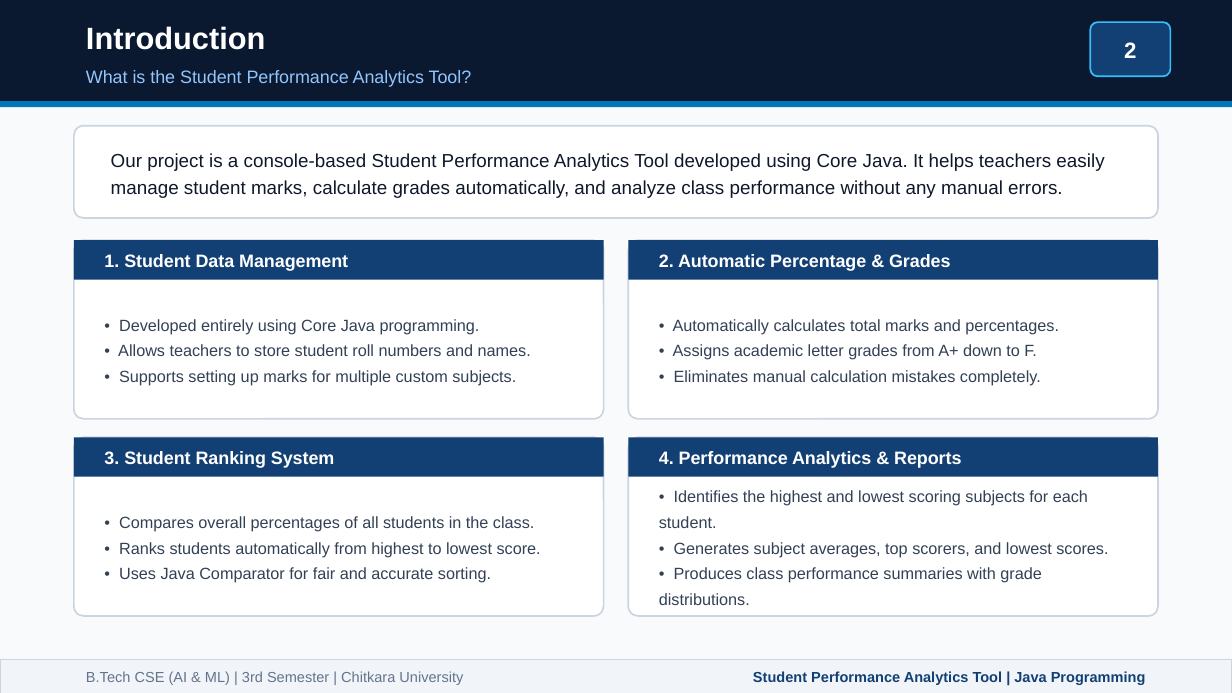
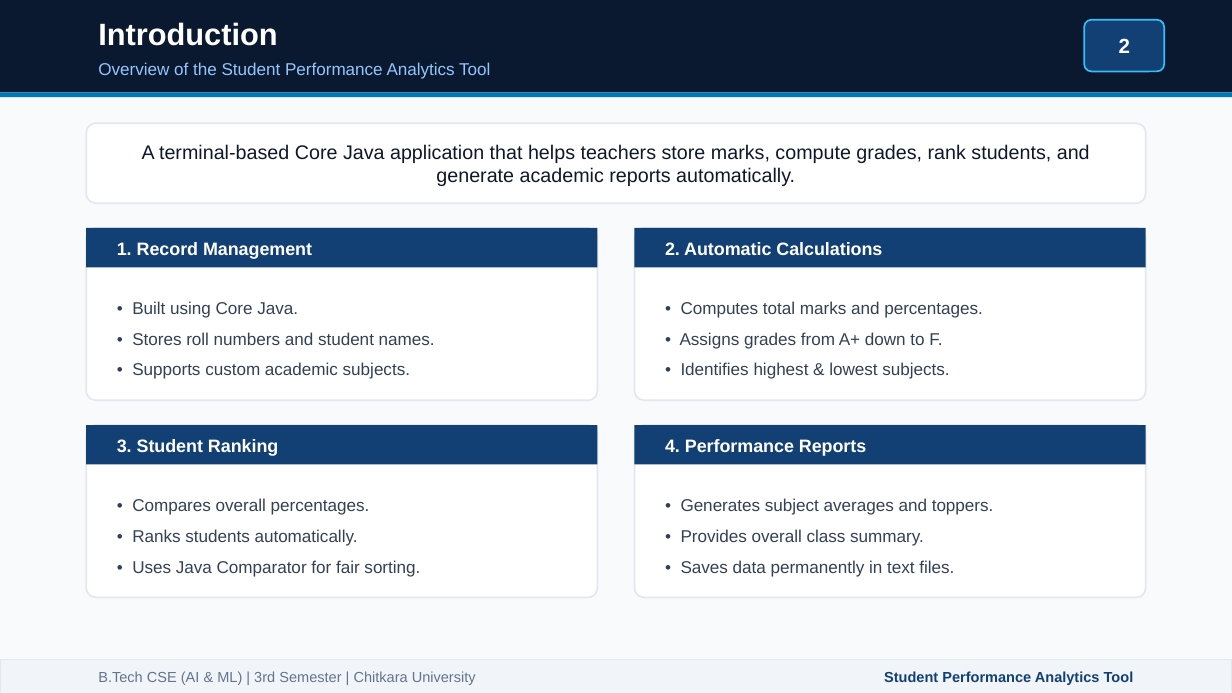
Before and after one commit to Tanmay-Arora19/java_project_sem3, a slide deck: slide 2 of Student_Performance_Analytics_Presentation.pptx. Drawn at 1232x693 pixels with LibreOffice and Linux fonts; fonts in the diff are those of the drawing. Boxes give left, top, right and bottom in pixels: in the first picture for what was removed or moved away, otherwise in the second. Text is boxed around its words. In the diff, an @@ line names an element or a change of style, - is before the commit and + after.

Commit message:
Update presentation with minimal layout and add Faculty Guide Rohit Sharma

```diff
--- a/Student_Performance_Analytics_Presentation.pptx
+++ b/Student_Performance_Analytics_Presentation.pptx
@@ rectangle resized from (x1=0, y1=0, x2=1232, y2=101) to (x1=0, y1=0, x2=1232, y2=92) @@
@@ text "Introduction" moved from (x1=86, y1=26, x2=265, y2=50) to (x1=98, y1=22, x2=277, y2=46) @@
@@ text "2" at (x1=1119, y1=38, x2=1130, y2=53): size 13 to 12 pt @@
@@ rounded rectangle moved from (x1=1090, y1=22, x2=1170, y2=76) to (x1=1084, y1=20, x2=1164, y2=71) @@
@@ rounded rectangle at (x1=1084, y1=20, x2=1164, y2=71): proportions changed @@
@@ text at (x1=98, y1=62, x2=490, y2=79): text changed; size 10.5 to 10 pt @@
-What is the Student Performance Analytics Tool?
+Overview of the Student Performance Analytics Tool
@@ rectangle moved from (x1=0, y1=101, x2=1232, y2=107) to (x1=0, y1=92, x2=1232, y2=97) @@
@@ rounded rectangle resized from (x1=74, y1=126, x2=1158, y2=218) to (x1=86, y1=123, x2=1146, y2=203) @@
@@ text at (x1=142, y1=144, x2=1090, y2=186): text changed; size 11 to 11.5 pt @@
-Our project is a console-based Student Performance Analytics Tool developed using Core Java. It helps teachers easily manage student marks, calculate grades automatically, and analyze class performance without any manual errors.
+A terminal-based Core Java application that helps teachers store marks, compute grades, rank students, and generate academic reports automatically.
@@ rectangle resized from (x1=74, y1=240, x2=604, y2=280) to (x1=86, y1=228, x2=598, y2=267) @@
@@ rounded rectangle resized from (x1=74, y1=240, x2=604, y2=419) to (x1=86, y1=228, x2=598, y2=400) @@
@@ rectangle resized from (x1=628, y1=240, x2=1158, y2=280) to (x1=634, y1=228, x2=1146, y2=267) @@
@@ rounded rectangle resized from (x1=628, y1=240, x2=1158, y2=419) to (x1=634, y1=228, x2=1146, y2=400) @@
@@ text at (x1=117, y1=242, x2=312, y2=259): text changed @@
-1. Student Data Management
+1. Record Management
@@ text at (x1=665, y1=242, x2=882, y2=255): text changed @@
-2. Automatic Percentage & Grades
+2. Automatic Calculations
@@ text at (x1=132, y1=301, x2=435, y2=379): text changed; size 9.5 to 10 pt @@
-• Developed entirely using Core Java programming.
-• Allows teachers to store student roll numbers and names.
-• Supports setting up marks for multiple custom subjects.
+• Built using Core Java.
+• Stores roll numbers and student names.
+• Supports custom academic subjects.
@@ text at (x1=680, y1=301, x2=983, y2=379): text changed; size 9.5 to 10 pt @@
-• Automatically calculates total marks and percentages.
-• Assigns academic letter grades from A+ down to F.
-• Eliminates manual calculation mistakes completely.
+• Computes total marks and percentages.
+• Assigns grades from A+ down to F.
+• Identifies highest & lowest subjects.
@@ rectangle resized from (x1=74, y1=437, x2=604, y2=477) to (x1=86, y1=425, x2=598, y2=464) @@
@@ outline #CBD5E1 1 pt to #E2E8F0 1 pt; proportions changed in 5 elements at (x1=86, y1=123, x2=1146, y2=203), (x1=634, y1=228, x2=1146, y2=400), (x1=634, y1=425, x2=1146, y2=598), (x1=86, y1=228, x2=598, y2=400), (x1=86, y1=425, x2=598, y2=598) @@
@@ rounded rectangle resized from (x1=74, y1=437, x2=604, y2=616) to (x1=86, y1=425, x2=598, y2=598) @@
@@ text at (x1=117, y1=439, x2=278, y2=456): text changed @@
-3. Student Ranking System
+3. Student Ranking
@@ rectangle resized from (x1=628, y1=437, x2=1158, y2=477) to (x1=634, y1=425, x2=1146, y2=464) @@
@@ rounded rectangle resized from (x1=628, y1=437, x2=1158, y2=616) to (x1=634, y1=425, x2=1146, y2=598) @@
@@ text at (x1=665, y1=439, x2=866, y2=456): text changed @@
-4. Performance Analytics & Reports
+4. Performance Reports
@@ text at (x1=132, y1=498, x2=420, y2=577): text changed; size 9.5 to 10 pt @@
-• Compares overall percentages of all students in the class.
-• Ranks students automatically from highest to lowest score.
-• Uses Java Comparator for fair and accurate sorting.
+• Compares overall percentages.
+• Ranks students automatically.
+• Uses Java Comparator for fair sorting.
@@ text at (x1=681, y1=498, x2=994, y2=577): text changed; size 9.5 to 10 pt @@
-• Identifies the highest and lowest scoring subjects for each student.
-• Generates subject averages, top scorers, and lowest scores.
-• Produces class performance summaries with grade distributions.
+• Generates subject averages and toppers.
+• Provides overall class summary.
+• Saves data permanently in text files.
@@ rectangle at (x1=0, y1=659, x2=1232, y2=693): outline #CBD5E1 0.5 pt to #E2E8F0 0.5 pt @@
@@ text "B.Tech CSE (AI & ML) ..." moved from (x1=86, y1=671, x2=463, y2=685) to (x1=98, y1=671, x2=476, y2=685) @@
@@ text at (x1=884, y1=671, x2=1134, y2=685): text changed @@
-Student Performance Analytics Tool | Java Programming
+Student Performance Analytics Tool
```
Also in this commit, not shown: 13 other slides changed, 1 slide added, 1 slide removed, 3 other files.
